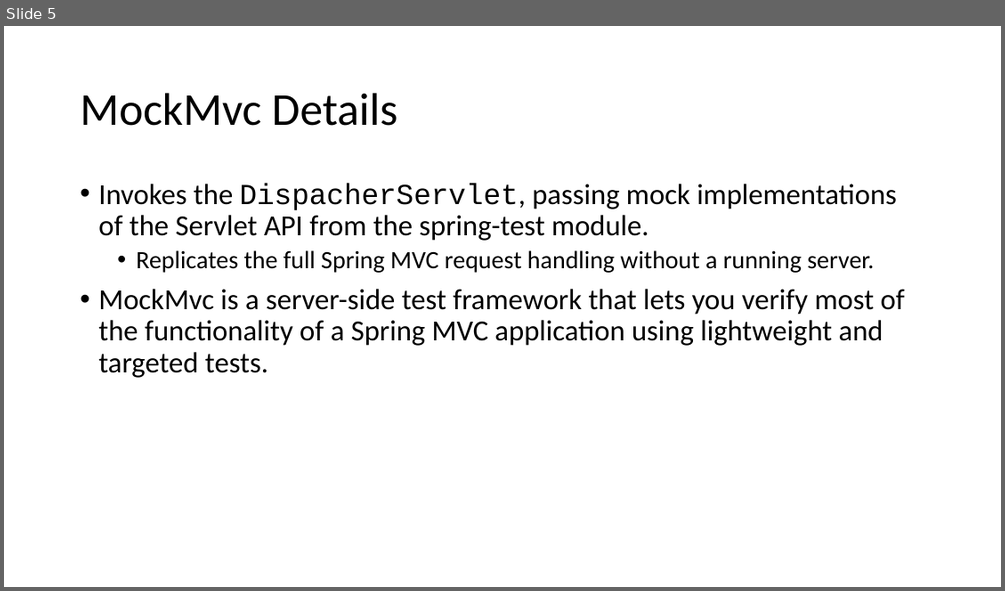
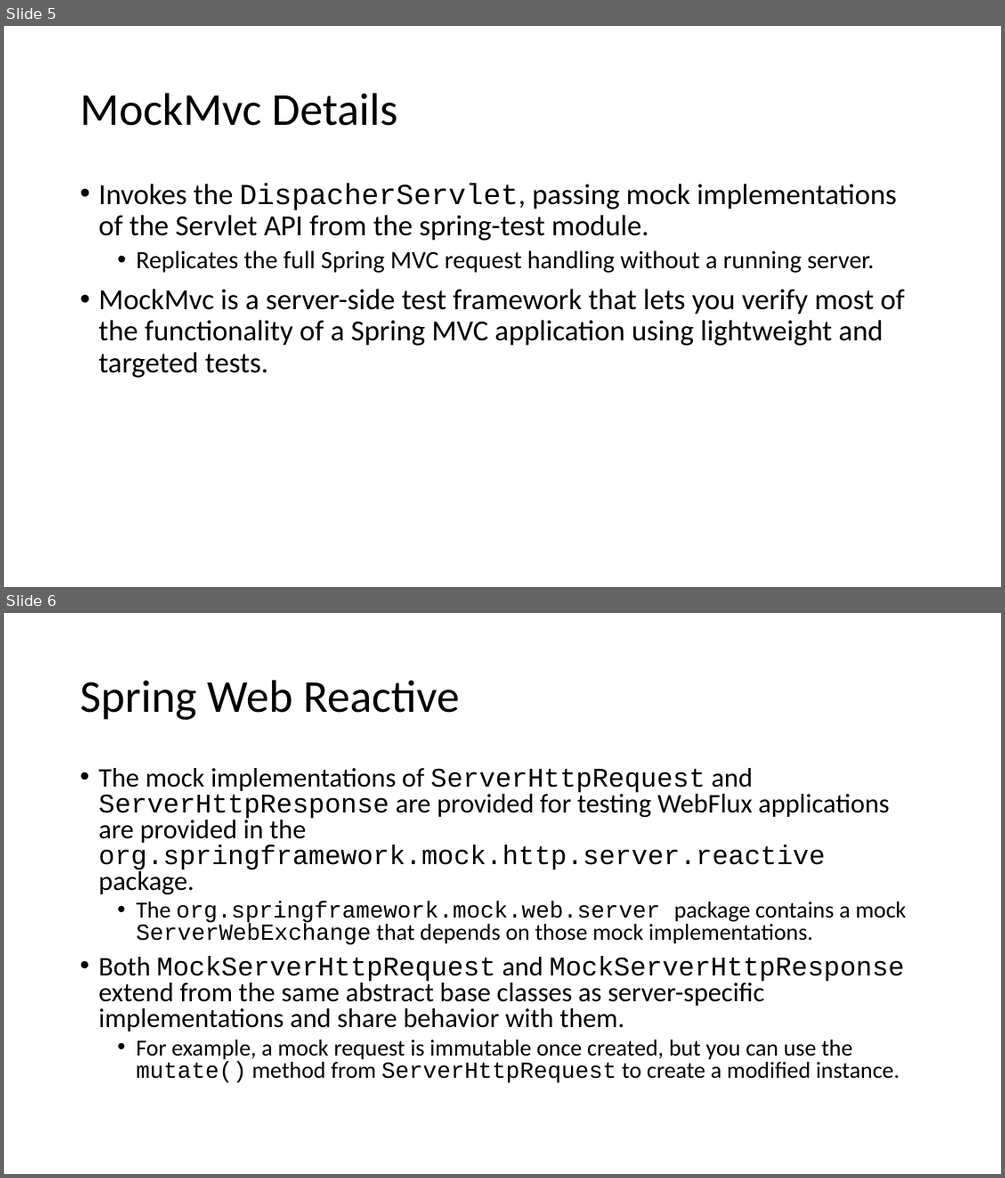
Before and after one commit to cebartling/test-driven, a slide deck: presentations/Introduction to Spring Framework Testing.pptx. Shown one above the other, each under a label of ours: slide 5 before the commit, slides 5 and 6 after it. The pictures are 1005x591 and 1005x1178 pixels, drawn with LibreOffice and Linux fonts; fonts in the diff are those of the drawing. Boxes give left, top, right and bottom in pixels: in the first picture for what was removed or moved away, otherwise in the second. Text is boxed around its words. In the diff, an @@ line names an element or a change of style, - is before the commit and + after.

Commit message:
Updates to Spring testing presentation

```diff
--- a/presentations/Introduction to Spring Framework Testing.pptx
+++ b/presentations/Introduction to Spring Framework Testing.pptx
@@ slide 6 added at (x1=4, y1=613, x2=1001, y2=1174), background #FFFFFF @@
@@ title added at (x1=80, y1=680, x2=460, y2=720), 44 pt, text #000000 @@
+Spring Web Reactive
@@ text added at (x1=98, y1=768, x2=906, y2=1083), 25.9 pt, text #000000 @@
+• The mock implementations of ServerHttpRequest and ServerHttpResponse are provided for testing WebFlux applications are provided in the org.springframework.mock.http.server.reactive package.
+  • The org.springframework.mock.web.server package contains a mock ServerWebExchange that depends on those mock implementations.
+• Both MockServerHttpRequest and MockServerHttpResponse extend from the same abstract base classes as server-specific implementations and share behavior with them.
+  • For example, a mock request is immutable once created, but you can use the mutate() method from ServerHttpRequest to create a modified instance.
```
Also in this commit, not shown: 3 other slides added.
